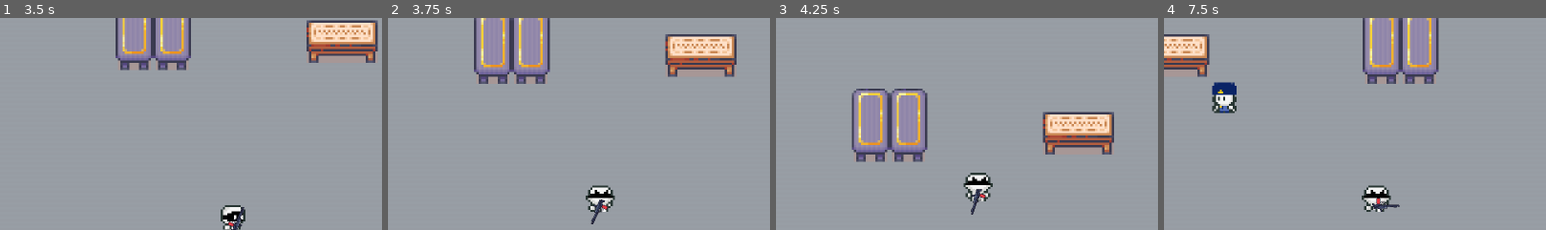
Above: before the commit, frames 1-4 (left to right).
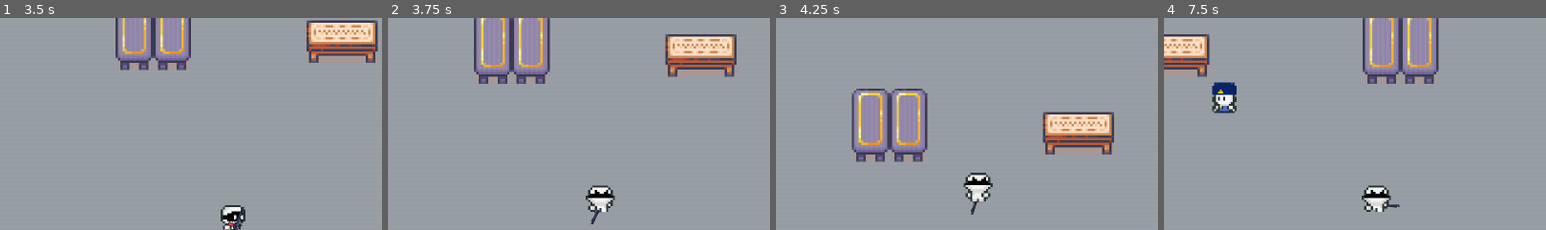
Above: after the commit, the same moments.

Repository: avahajr/heisty
Game: Godot game, scene res://scenes/main_menu.tscn
Two runs of this game, one before a commit and one after it. Both use one fixed random seed, a clock stepped at 60 frames per second and the inputs below.
Inputs (mouse positions are % of the whole screen's width and height, from its top left):
- Up to frame 1 (3.5 s): click "Play Game" at 0.5 s; move the mouse to (72, 45) at 1.27 s; hold Right (ui_right) 1.28-2.03 s; move the mouse to (30, 55) at 2.02 s; hold Down (ui_down) 2.03-2.78 s; move the mouse to (60, 28) at 2.77 s; hold Right (ui_right) from 2.78 s (still down)
- Up to frame 2 (3.75 s): move the mouse to (45, 70) at 3.52 s; release Right (ui_right) at 3.53 s; hold Up (ui_up) from 3.53 s (still down)
- Up to frame 3 (4.25 s): keep holding Up (ui_up)
- Up to frame 4 (7.5 s): move the mouse to (80, 65) at 4.27 s; release Up (ui_up) at 4.28 s; hold Left (ui_left) 4.28-5.78 s; move the mouse to (20, 35) at 5.02 s; move the mouse to (55, 50) at 5.77 s; hold Down (ui_down) 5.78-6.53 s; move the mouse to (35, 25) at 6.52 s; hold Right (ui_right) 6.53-7.28 s; move the mouse to (72, 45) at 7.27 s; hold Up (ui_up) from 7.28 s (still down)
The pictures show only the part of the screen within x 24-74%, y 1-51%; the shares and areas given below are measured in that part.

Frame 1 is identical in both runs. In frame 2, 0.1% of the frame differs, in the area x 53-58%, y 85-92%; in frame 3, 0.1%; in frame 4, 0.1%, in the area x 54-59%, y 84-92%.

Commit message:
ysort for up movement

Diff:
--- a/scenes/bandit.gd
+++ b/scenes/bandit.gd
@@ -15,7 +15,7 @@
 	var input := Vector2(x_axis, y_axis).normalized()
 
 	var speed := 150.0
-
+	var previous_y = 0
 	#move player
 	position += input * speed * delta
 
@@ -25,18 +25,22 @@
 
 	elif input == Vector2(-1,0):
 		sprite2D.play("walk-left")
-
-
+		flamethrower.z_index = 1   # Render in front
 	elif input == Vector2(0,1):
 		sprite2D.play("walk-down")
+		flamethrower.z_index = 1   # Render in front
 	elif input == Vector2(0, -1):
+		flamethrower.z_index = -1  # Render behind
 		sprite2D.play("walk-up")
 	elif input == Vector2(0,0):
 		sprite2D.play("idle-down")
+		flamethrower.z_index = 1   # Render in front
+
 
 
 	var mouse_pos = get_global_mouse_position()
 	flamethrower.look_at(mouse_pos)
+
 
 	move_and_slide()
 
--- a/scenes/bandit.tscn
+++ b/scenes/bandit.tscn
@@ -403,7 +403,7 @@
 scale = Vector2(1.9, 1.71311)
 sprite_frames = SubResource("SpriteFrames_x5kym")
 animation = &"idle-right"
-frame_progress = 0.441946
+frame_progress = 0.671202
 
 [node name="CollisionShape2D" type="CollisionShape2D" parent="bandit"]
 visible = false
